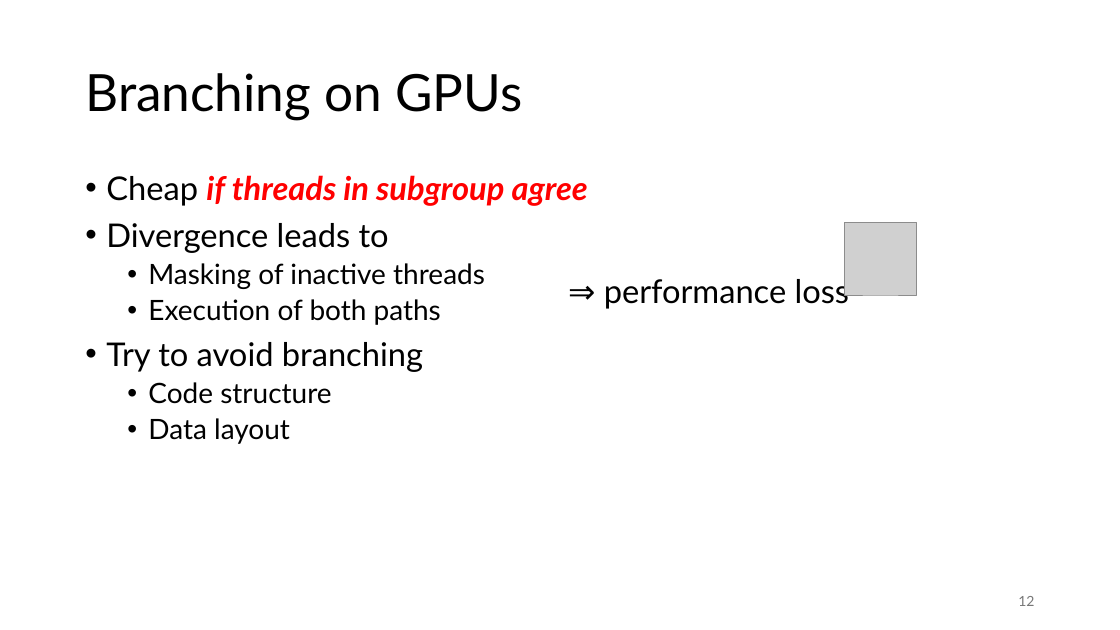
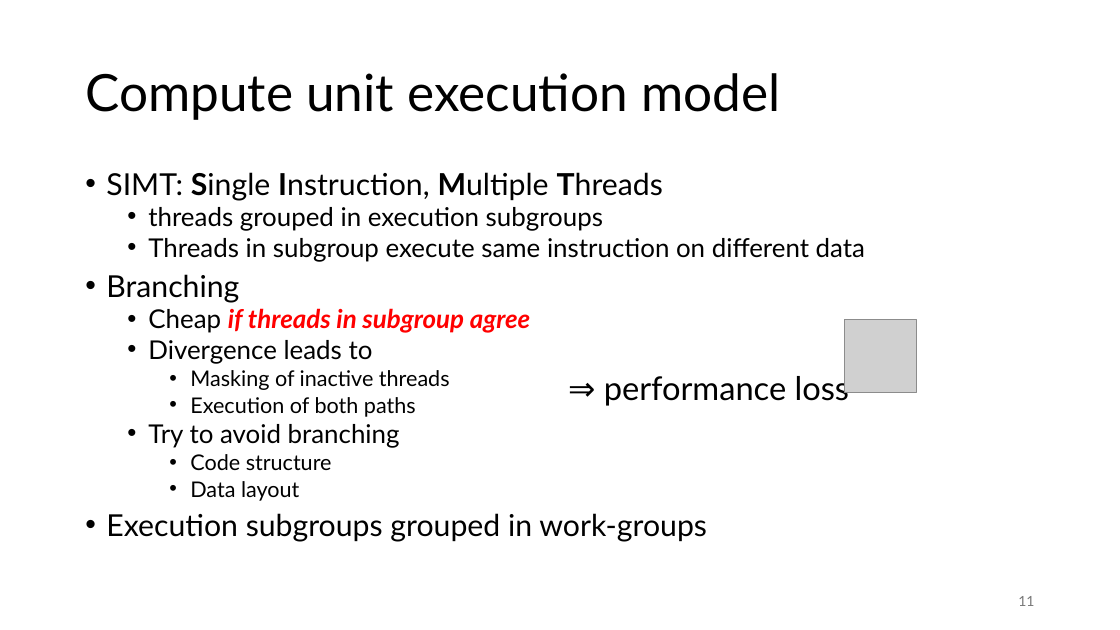
Before and after one commit to gjbex/GPU-programming, a slide deck: slide 11 of gpu_programming.pptx (slide 12 before the commit). Drawn at 1120x630 pixels with LibreOffice and Linux fonts; fonts in the diff are those of the drawing; grey boxes stand for pictures. Boxes give left, top, right and bottom in pixels: in the first picture for what was removed or moved away, otherwise in the second. Text is boxed around its words. In the diff, an @@ line names an element or a change of style, - is before the commit and + after.

```diff
--- a/gpu_programming.pptx
+++ b/gpu_programming.pptx
@@ title at box(85, 73, 780, 120): text changed @@
-Branching on GPUs
+Compute unit execution model
@@ text at box(106, 172, 865, 302): paragraphs added @@
+• SIMT: Single Instruction, Multiple Threads
+  • threads grouped in execution subgroups
+  • Threads in subgroup execute same instruction on different data
+• Branching
@@ text at box(148, 308, 531, 501): size 28 to 22.2 pt in "Cheap if threads in subgroup agree", "Divergence leads to", "Try to avoid branching"; size 24 to 18.5 pt in "Masking of inactive threads", "Execution of both paths", "Code structure", "Data layout"; list level 1 to 2 in "Cheap if threads in subgroup ..."; line spacing 0.9 to 0.8; list level 1 to 2 in "Divergence leads to"; list level 2 to 3 in "Masking of inactive threads"; list level 2 to 3 in "Execution of both paths"; list level 1 to 2 in "Try to avoid branching"; list level 2 to 3 in "Code structure"; list level 2 to 3 in "Data layout" @@
@@ picture: place and size @@
-picture at box(844, 223, 918, 296)
+picture at box(844, 319, 918, 392)
@@ text "⇒ performance loss": place and size @@
-text "⇒ performance loss" at box(604, 275, 849, 309)
+text "⇒ performance loss" at box(604, 372, 849, 406)
@@ rectangle removed at box(14, 502, 1120, 571) @@
@@ line removed from (14, 496) to (1120, 496) @@
@@ text at box(106, 513, 707, 541): paragraph added @@
+• Execution subgroups grouped in work-groups
@@ page number removed at box(1018, 596, 1034, 606) @@
-12
@@ page number added at box(1018, 596, 1034, 606), 12 pt, text #797979 @@
+11
```
Also in this commit, not shown: 3 other slides changed, 7 slides added, 2 slides removed.
